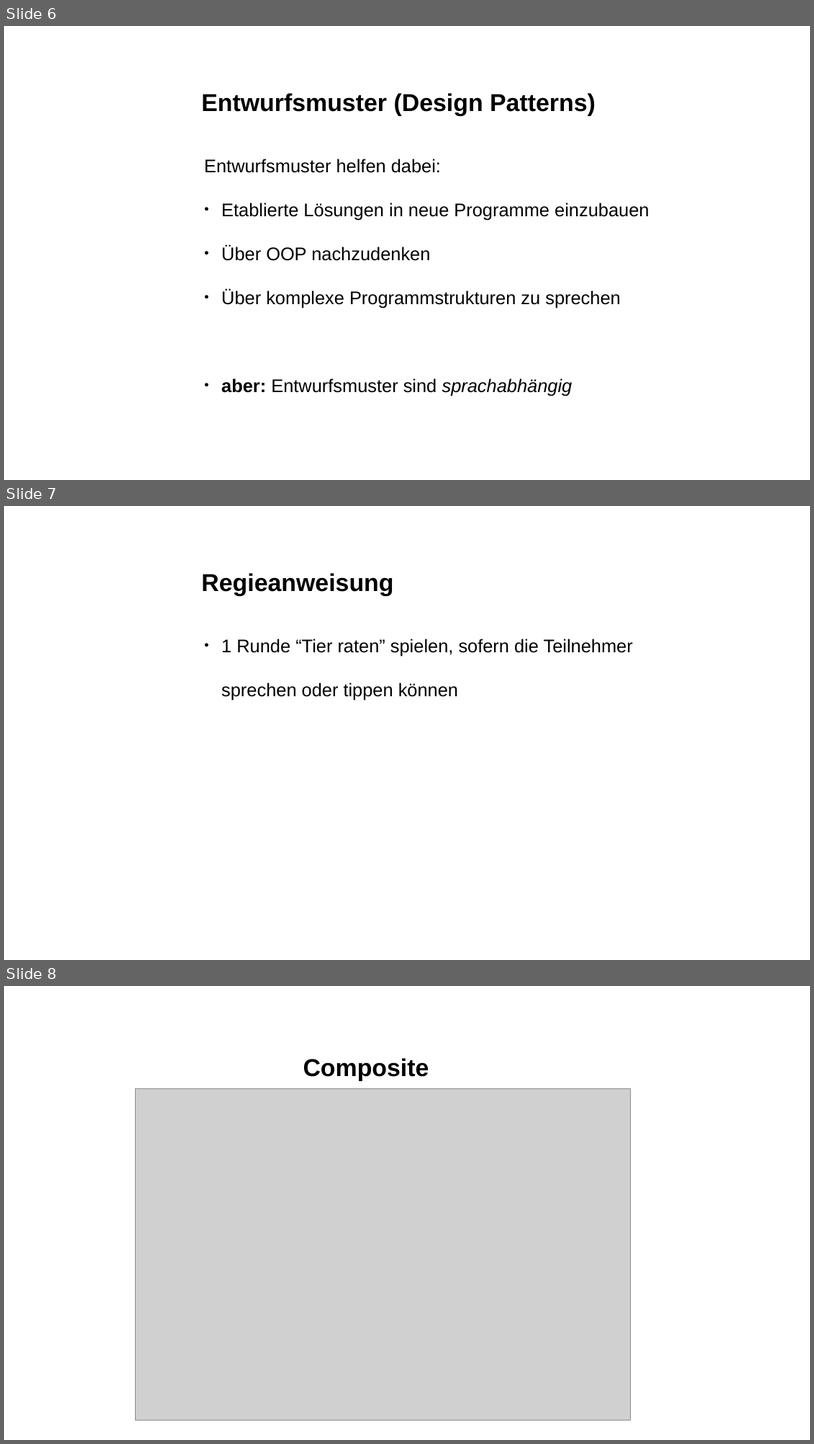
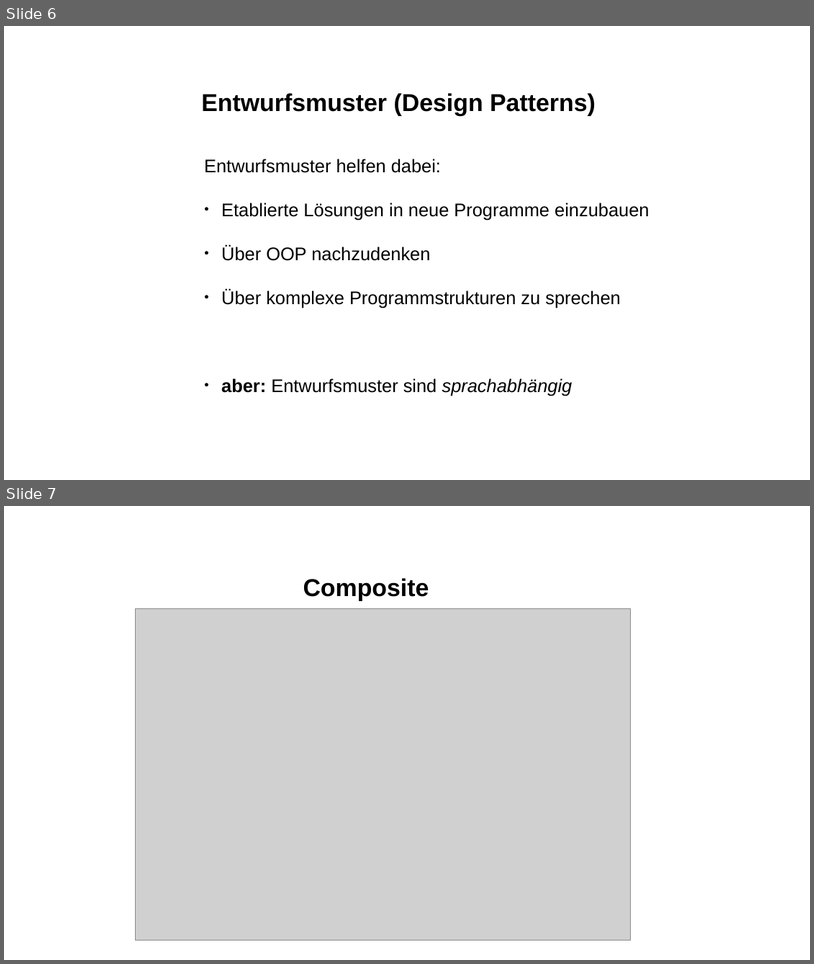
Before and after one commit to krother/talks, a slide deck: design_patterns/design_patterns.odp. Shown one above the other, each under a label of ours: slides 6, 7 and 8 before the commit, slides 6 and 7 after it. The pictures are 814x1444 and 814x964 pixels, drawn with LibreOffice and Linux fonts; fonts in the diff are those of the drawing; grey boxes stand for pictures; background and template pictures are left out. Boxes give left, top, right and bottom in pixels: in the first picture for what was removed or moved away, otherwise in the second. Text is boxed around its words. In the diff, an @@ line names an element or a change of style, - is before the commit and + after.

```diff
--- a/design_patterns/design_patterns.odp
+++ b/design_patterns/design_patterns.odp
@@ slide 7 removed at [4, 506, 810, 960], background #FFFFFF @@
@@ title removed at [201, 573, 394, 595] @@
-Regieanweisung
@@ text removed at [221, 638, 633, 700] @@
-● 1 Runde “Tier raten” spielen, sofern die Teilnehmer sprechen oder tippen können
@@ what was slide 8 is now slide 7 @@
```
Also in this commit, not shown: 1 slide added, 4 other slides removed, 1 other file.
